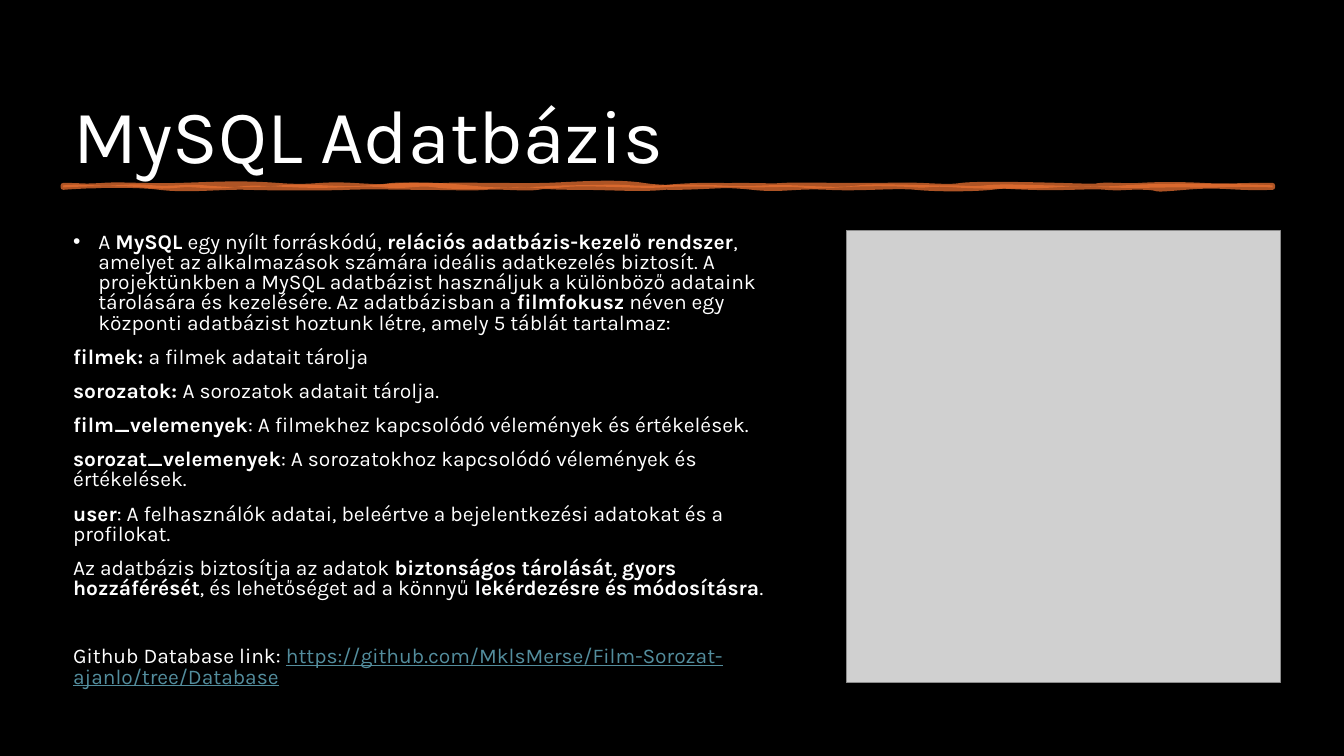
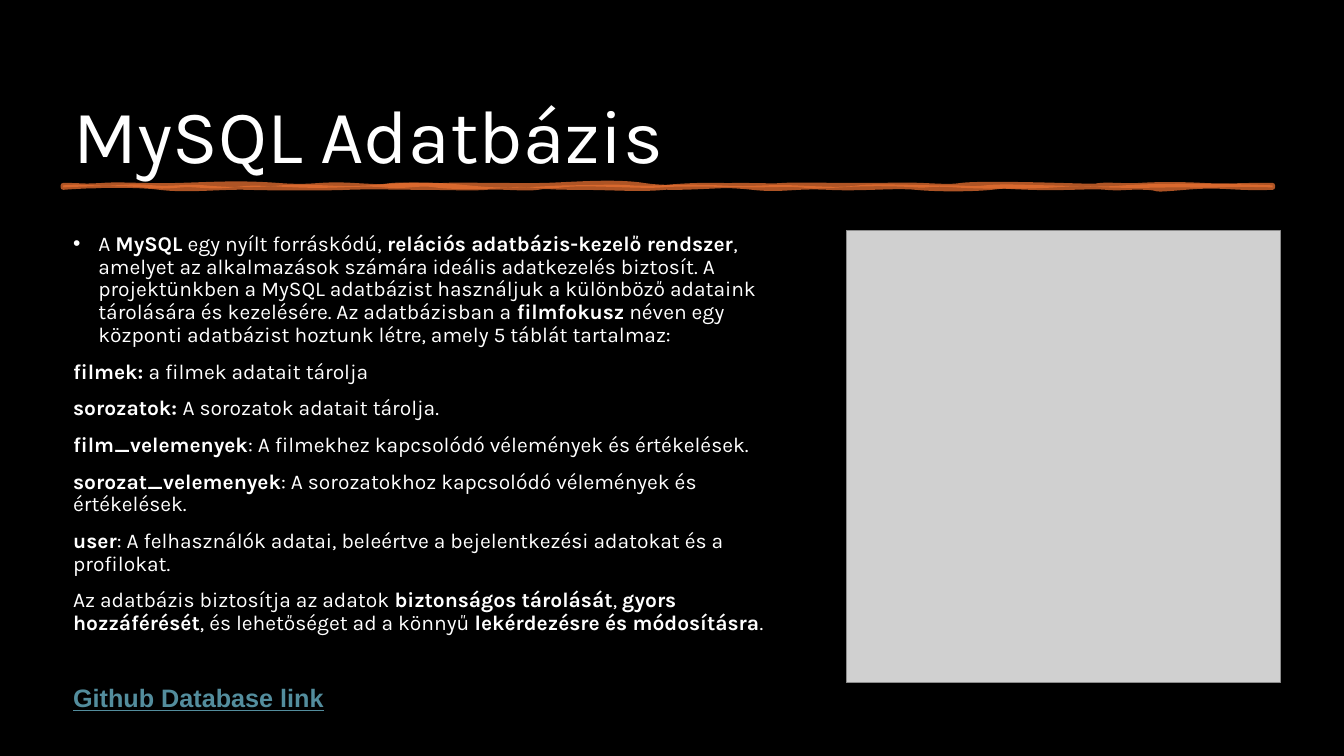
Before and after one commit to MklsMerse/Film-Sorozat-ajanlo, a slide deck: slide 12 of FilmSorozatAjanlo.pptx. Drawn at 1344x756 pixels with LibreOffice and Linux fonts; fonts in the diff are those of the drawing; grey boxes stand for pictures. Boxes give left, top, right and bottom in pixels: in the first picture for what was removed or moved away, otherwise in the second. Text is boxed around its words. In the diff, an @@ line names an element or a change of style, - is before the commit and + after.

```diff
--- a/FilmSorozatAjanlo.pptx
+++ b/FilmSorozatAjanlo.pptx
@@ text at (73,234,764,635): line spacing 0.8 to 0.9 @@
@@ text at (73,647,723,689): text changed; size 15 to 18 pt; font Karla to Arial; bold on @@
-Github Database link: https://github.com/MklsMerse/Film-Sorozat-ajanlo/tree/Database
+Github Database link
```
Also in this commit, not shown: 7 other slides changed.
